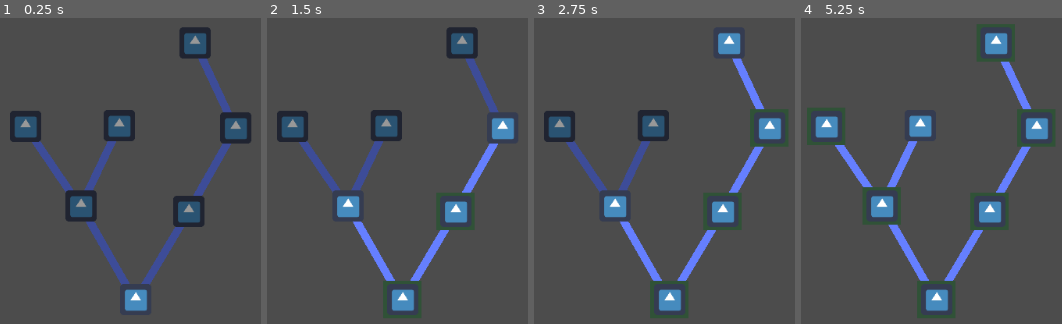
Above: before the commit, frames 1-4 (left to right).
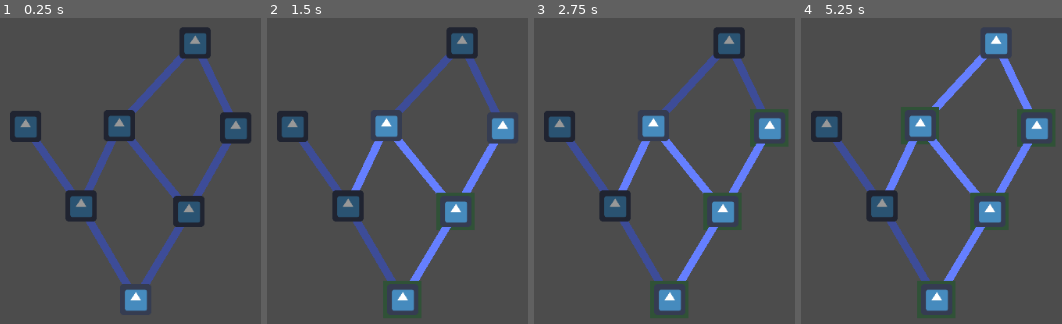
Above: after the commit, the same moments.

Repository: Reneator/godot-skill-tree
Game: Godot game, scene res://Skill_Tree_Test.tscn
The game is run twice, just before and just after one commit, with the same random seed, the same clock (stepped at 60 frames per second) and the same inputs. The engine's default icon, where the game draws it, is replaced by a stand-in: a white triangle on a blue panel in a dark square.
Inputs (mouse positions are in pixels of both pictures, inside the frame that each line leads up to):
- Up to frame 1 (0.25 s): no input
- Up to frame 2 (1.5 s): click (402, 299) at 0.5 s; click (454, 210) at 1.25 s
- Up to frame 3 (2.75 s): click (768, 128) at 2 s
- Up to frame 4 (5.25 s): click (996, 42) at 2.77 s; click (921, 125) at 3.52 s; click (881, 204) at 4.27 s; click (827, 125) at 5.02 s

The runs differ from the first frame. In frame 1, 1.9% of the frame differs, in the area x 13-90%, y 12-88%; in frame 2, 5.5%; in frame 3, 7.2%; in frame 4, 7.3%, in the area x 2-89%, y 1-86%.

Commit message:
added multiple previous_nodes + talent-row logic

Diff:
--- a/Outline_Shader.tres
+++ b/Outline_Shader.tres
@@ -37,7 +37,6 @@
 	COLOR.rgb += aura_color.rgb * (maxa - mina);
 }
 "
-custom_defines = ""
 
 [resource]
 shader = SubResource( 1 )
--- /dev/null
+++ b/Skill_Tree_Line.tscn
@@ -0,0 +1,5 @@
+[gd_scene format=2]
+
+[node name="Node2D" type="Line2D"]
+show_behind_parent = true
+points = PoolVector2Array( 0, 0 )
--- a/Skill_Tree_Node.gd
+++ b/Skill_Tree_Node.gd
@@ -1,52 +1,144 @@
 tool
 extends TextureButton
 
-export (NodePath) var previous_node
+export (Array, NodePath) var previous_nodes_paths setget set_previous_nodes_paths
+var previous_nodes
+export (PackedScene) var tree_node_line_scene
+enum PREVIOUS_NODES_TYPE {ANY,ALL}
+export (PREVIOUS_NODES_TYPE) var previous_nodes_type #any -> one skill being learned unlocks it, all -> all previous nodes have to be learned
+
+export (String) var talent_row_id
+var talent_row_nodes = []
+export (int) var max_row_selections = 1
+var current_row_selections_count = 0
+
 export (Texture) var texture setget set_texture
 export (ShaderMaterial) var on_learned_shader
 export (String) var tooltip_text
 export (bool) var unlocked = false setget set_unlocked
 export (bool) var learned = false
 
-signal on_learned()
+export (Color) var active_tint = Color(1,1,1,1)
+export (Color) var inactive_tint = Color(0.6,0.6,0.6,1)
+
+var active = false
+
+signal on_learned(node)
 signal on_unlocked()
+
+func set_previous_nodes_paths(_paths):
+	previous_nodes_paths = _paths
+	initialize_previous_nodes_connection()
+	refresh_lines()
 
 func _init():
 	texture_normal = texture
 
 func _ready():
-	refresh_line()
-	if previous_node:
-		get_node(previous_node).connect("on_learned", self, "on_learned")
+	initialize_talent_row()
+	initialize_previous_nodes_connection()
+	refresh_lines()
+
+func initialize_talent_row():
+	if Engine.is_editor_hint():
+		return
+	if not talent_row_id:
+		return
+	var group_name = "talent_row_%s" % talent_row_id
+	add_to_group(group_name)
+	var talent_row_skill_nodes = get_tree().get_nodes_in_group(group_name)
+	for node in talent_row_skill_nodes:
+		node.add_talent_row_node(self)
+		add_talent_row_node(node)
+
+func add_talent_row_node(node):
+		if node == self:
+			return
+		if not node in talent_row_nodes:
+			talent_row_nodes.append(node)
+			node.connect("on_learned",self, "on_talent_row_learned")
+
+func on_talent_row_learned(node):
+	current_row_selections_count += 1
+	if max_row_selections <= current_row_selections_count:
+		set_unlocked(false)
+
+func initialize_previous_nodes_connection():
+	previous_nodes = []
+	for previous_node_path in previous_nodes_paths:
+		previous_nodes.append(get_node_or_null(previous_node_path))
+
+	for previous_node in previous_nodes:
+		if not previous_node:
+			return
+		previous_node.connect("on_learned", self, "on_learned")
+
+#	unlocked = previous_nodes.empty()
+
+func on_learned(previous_node):
+	check_unlocked()
+
+func check_unlocked():
+	match previous_nodes_type:
+		PREVIOUS_NODES_TYPE.ANY:
+			for previous_node in previous_nodes:
+				if previous_node.learned:
+					set_unlocked(true)
+					return
+			return
+		PREVIOUS_NODES_TYPE.ALL:
+			var unlocked = true
+			for previous_node in previous_nodes:
+				unlocked = unlocked && previous_node.learned
+			set_unlocked(unlocked)
 
 func set_unlocked(_unlocked):
 	unlocked = _unlocked
 	disabled = !unlocked
-	if unlocked:
-		set_active()
+	set_active(unlocked)
+	emit_signal("on_unlocked")
+	print("Skill_Node %s unlocked" % name)
+
+func set_active(_active):
+	active = _active
+	if active:
+		modulate = active_tint
 	else:
-		set_inactive()
-
-func set_active():
-	modulate = Color(1,1,1,1)
-
-func set_inactive():
-	modulate = Color(0.6,0.6,0.6,1)
+		modulate = inactive_tint
 
 func set_texture(_texture):
 	texture = _texture
 	texture_normal = texture
 
-func _process(delta):
-	if not Engine.is_editor_hint():
-		return
-	refresh_line()
+var lines #previous_node : line2D
 
-func refresh_line(): #this sets the line2d to be connected with the previous_node
+func refresh_lines(): #this sets the line2d to be connected with the previous_nodes
+	if not lines:
+		lines = {}
+	if Engine.is_editor_hint(): # deletes old lines if we are in the editor
+		for node in lines:
+			var line = lines[node]
+			print("line freed")
+			line.queue_free()
+		lines = {}
+
+	for previous_node in previous_nodes:
+		refresh_line(previous_node)
+
+
+#for the line to properly show behind the line2d the lowest nodes have to be the lowest in the tree
+func refresh_line(previous_node):
 	if not previous_node:
 		return
-	var line = $Line2D
-	var target_pos = get_node(previous_node).rect_global_position
+	var line = lines.get(previous_node)
+	if not line:
+		print("Line added")
+		line = tree_node_line_scene.instance()
+		line.position = rect_size / 2
+		lines[previous_node] = line
+		add_child(line)
+
+	var target_pos = previous_node.rect_global_position
 	var line_point = target_pos - rect_global_position
 	var points = line.points
 	if points.size() > 1:
@@ -57,15 +149,12 @@
 func get_tooltip_text():
 	return tooltip_text
 
-func on_learned():
-	set_unlocked(true)
-	emit_signal("on_unlocked")
-	print("Skill_Node %s unlocked" % name)
-
 func _on_TextureButton_pressed():
+	if not unlocked:
+		return
 	if learned:
 		return
 	learned = true
-	emit_signal("on_learned")
+	emit_signal("on_learned", self)
 	$LearnedColor.show()
 	print("Skill_Node %s learned" % name)
--- a/Skill_Tree_Node.tscn
+++ b/Skill_Tree_Node.tscn
@@ -1,8 +1,9 @@
-[gd_scene load_steps=4 format=2]
+[gd_scene load_steps=5 format=2]
 
 [ext_resource path="res://Skill_Tree_Node.gd" type="Script" id=1]
 [ext_resource path="res://Outline_Shader.tres" type="Material" id=2]
 [ext_resource path="res://icon.png" type="Texture" id=3]
+[ext_resource path="res://Skill_Tree_Line.tscn" type="PackedScene" id=4]
 
 [node name="TextureButton" type="TextureButton"]
 modulate = Color( 0.6, 0.6, 0.6, 1 )
@@ -16,13 +17,10 @@
 __meta__ = {
 "_edit_use_anchors_": false
 }
+tree_node_line_scene = ExtResource( 4 )
+max_row_selections = 0
 texture = ExtResource( 3 )
 on_learned_shader = ExtResource( 2 )
-
-[node name="Line2D" type="Line2D" parent="."]
-show_behind_parent = true
-position = Vector2( 19.3656, 21.5662 )
-points = PoolVector2Array( 0.784882, -1.33191 )
 
 [node name="LearnedColor" type="ColorRect" parent="."]
 visible = false
@@ -35,4 +33,5 @@
 __meta__ = {
 "_edit_use_anchors_": false
 }
+
 [connection signal="pressed" from="." to="." method="_on_TextureButton_pressed"]
--- a/Skill_Tree_Test.tscn
+++ b/Skill_Tree_Test.tscn
@@ -8,49 +8,58 @@
 "_edit_use_anchors_": false
 }
 
-[node name="Thingy" parent="." instance=ExtResource( 1 )]
+[node name="CanvasLayer" type="CanvasLayer" parent="."]
+
+[node name="Thingy" parent="CanvasLayer" instance=ExtResource( 1 )]
 margin_left = 614.973
 margin_top = 194.384
 margin_right = 654.973
 margin_bottom = 234.384
-previous_node = NodePath("../Arrow")
+previous_nodes_paths = [ NodePath("../Arrow"), NodePath("../Ray") ]
+previous_nodes_type = 1
+max_row_selections = 0
 
-[node name="Arrow" parent="." instance=ExtResource( 1 )]
+[node name="Arrow" parent="CanvasLayer" instance=ExtResource( 1 )]
 margin_left = 667.165
 margin_top = 303.177
 margin_right = 707.165
 margin_bottom = 343.177
-previous_node = NodePath("../Lock")
+previous_nodes_paths = [ NodePath("../Lock") ]
+max_row_selections = 0
 
-[node name="Lock" parent="." instance=ExtResource( 1 )]
+[node name="Ray" parent="CanvasLayer" instance=ExtResource( 1 )]
+margin_left = 517.511
+margin_top = 300.124
+margin_right = 557.511
+margin_bottom = 340.124
+previous_nodes_paths = [ NodePath("../Beam"), NodePath("../Lock") ]
+max_row_selections = 0
+
+[node name="Time" parent="CanvasLayer" instance=ExtResource( 1 )]
+margin_left = 398.293
+margin_top = 301.151
+margin_right = 438.293
+margin_bottom = 341.151
+previous_nodes_paths = [ NodePath("../Beam") ]
+max_row_selections = 0
+
+[node name="Lock" parent="CanvasLayer" instance=ExtResource( 1 )]
 margin_left = 606.52
 margin_top = 410.303
 margin_right = 646.52
 margin_bottom = 450.303
-previous_node = NodePath("../Prison")
+previous_nodes_paths = [ NodePath("../Prison") ]
+talent_row_id = "1"
 
-[node name="Ray" parent="." instance=ExtResource( 1 )]
-margin_left = 517.511
-margin_top = 300.124
-margin_right = 557.511
-margin_bottom = 340.124
-previous_node = NodePath("../Beam")
-
-[node name="Time" parent="." instance=ExtResource( 1 )]
-margin_left = 398.293
-margin_top = 301.151
-margin_right = 438.293
-margin_bottom = 341.151
-previous_node = NodePath("../Beam")
-
-[node name="Beam" parent="." instance=ExtResource( 1 )]
+[node name="Beam" parent="CanvasLayer" instance=ExtResource( 1 )]
 margin_left = 468.881
 margin_top = 402.558
 margin_right = 508.881
 margin_bottom = 442.558
-previous_node = NodePath("../Prison")
+previous_nodes_paths = [ NodePath("../Prison") ]
+talent_row_id = "1"
 
-[node name="Prison" parent="." instance=ExtResource( 1 )]
+[node name="Prison" parent="CanvasLayer" instance=ExtResource( 1 )]
 modulate = Color( 1, 1, 1, 1 )
 material = ExtResource( 2 )
 margin_left = 539.077
@@ -58,4 +67,5 @@
 margin_right = 579.077
 margin_bottom = 563.134
 disabled = false
+max_row_selections = 0
 unlocked = true
